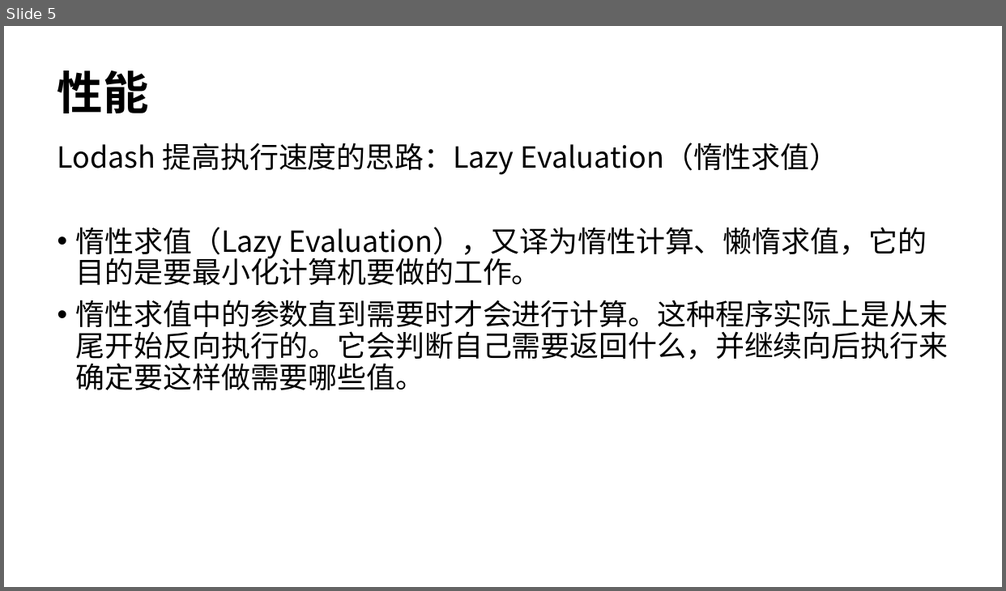
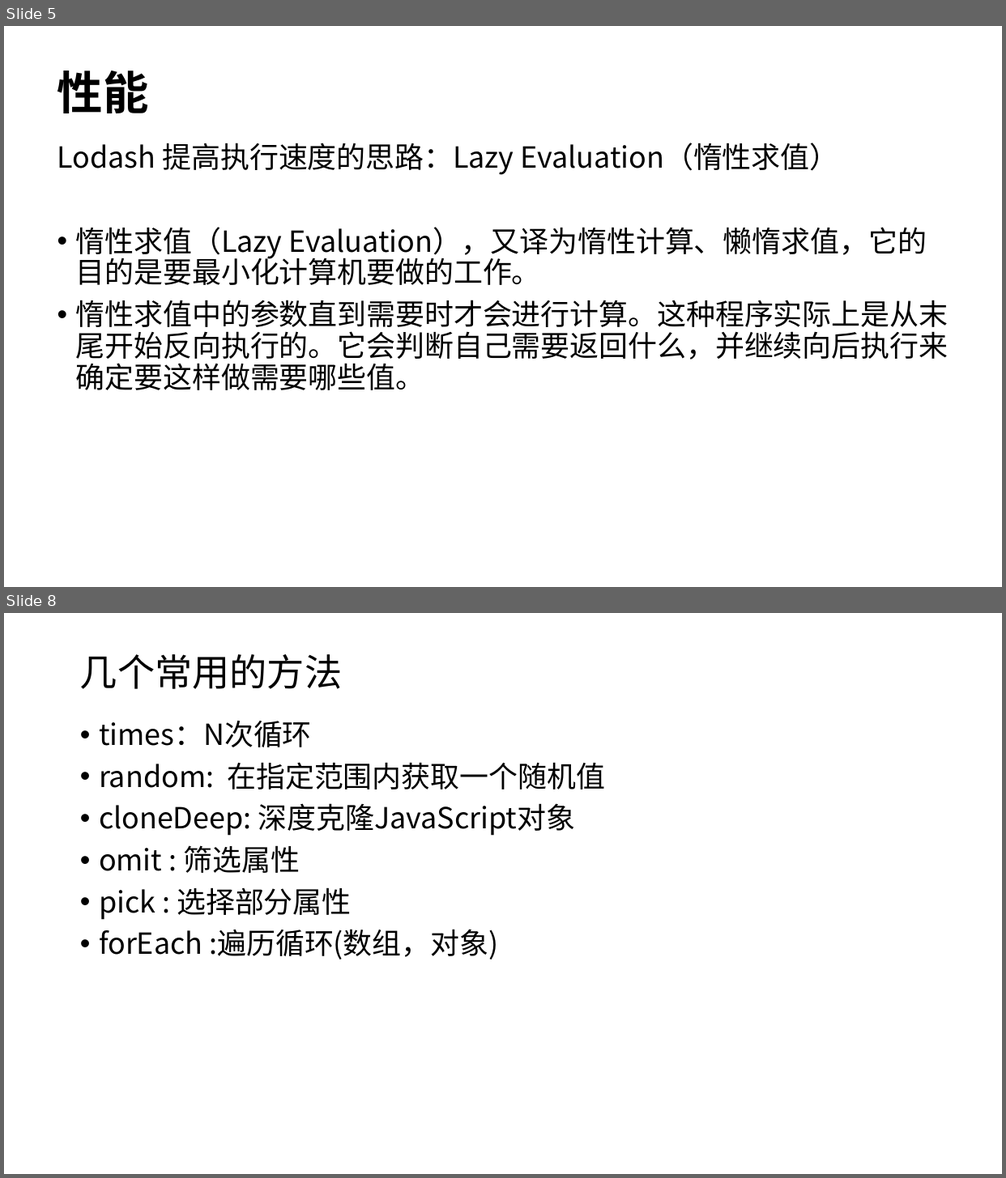
Before and after one commit to heqianyaoyiyao/ag-echarts, a slide deck: my-app/Lodash.pptx. Shown one above the other, each under a label of ours: slide 5 before the commit, slides 5 and 8 after it; the slides between them are not shown. The pictures are 1006x591 and 1006x1178 pixels, drawn with LibreOffice and Linux fonts; fonts in the diff are those of the drawing. Boxes give left, top, right and bottom in pixels: in the first picture for what was removed or moved away, otherwise in the second. Text is boxed around its words. In the diff, an @@ line names an element or a change of style, - is before the commit and + after.

```diff
--- a/my-app/Lodash.pptx
+++ b/my-app/Lodash.pptx
@@ slide 8 added at <box>4,613,1002,1174</box>, background #FFFFFF at 50% opacity @@
@@ title added at <box>80,654,342,689</box>, 36 pt, text #000000 @@
+几个常用的方法
@@ text added at <box>99,721,605,960</box>, 28 pt, text #000000 @@
+• times：N次循环
+• random: 在指定范围内获取一个随机值
+• cloneDeep: 深度克隆JavaScript对象
+• omit : 筛选属性
+• pick : 选择部分属性
+• forEach :遍历循环(数组，对象)
```
Also in this commit, not shown: 2 slides changed, 4 other slides added, 5 other files.
